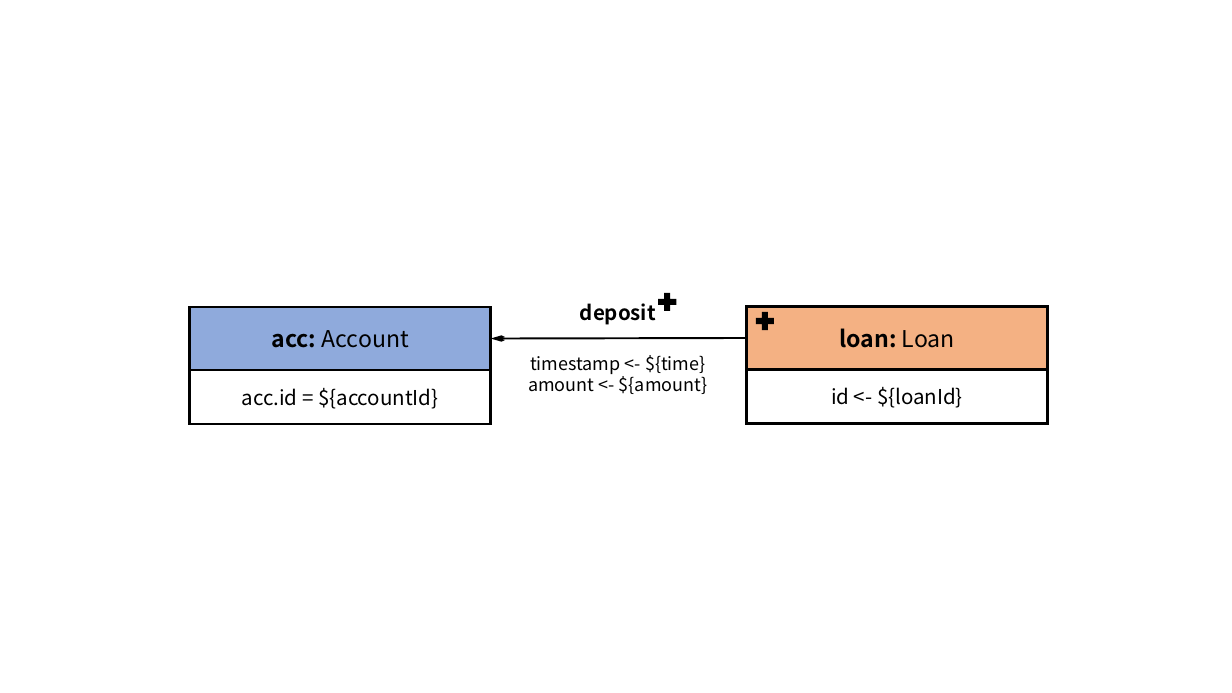
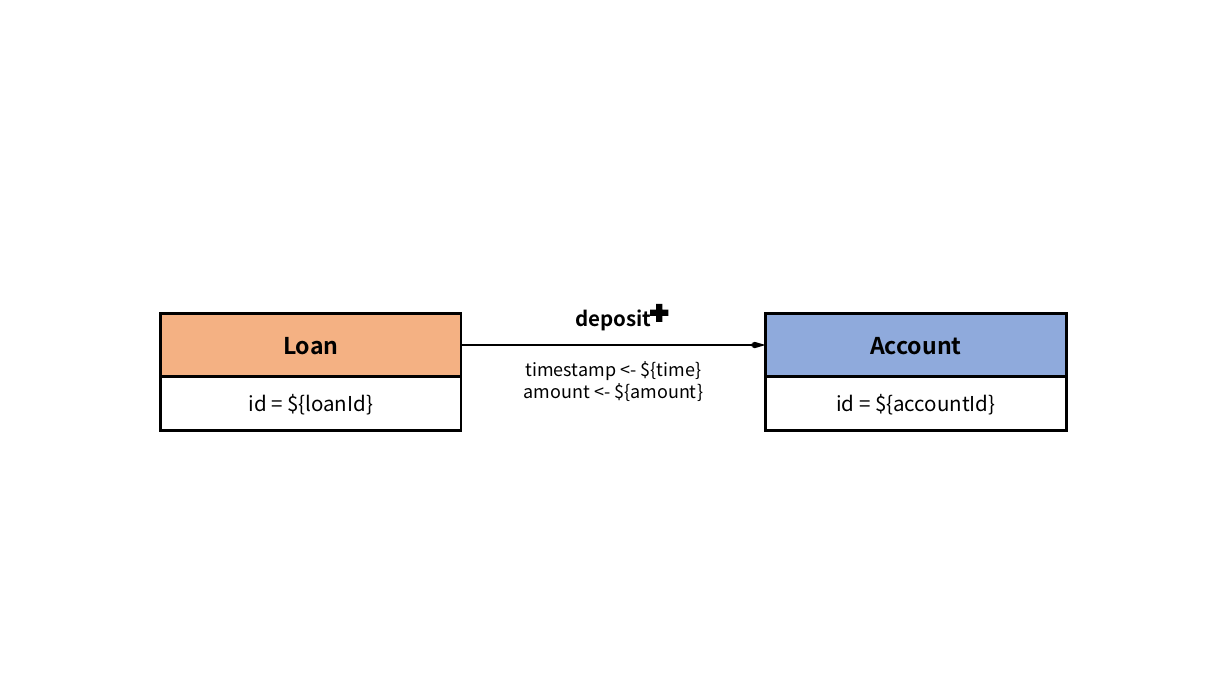
Before and after one commit to ldbc/ldbc_finbench_docs, a slide deck: slide 15 of patterns/transaction-write.pptx (slide 8 before the commit). Drawn at 1232x693 pixels with LibreOffice and Linux fonts; fonts in the diff are those of the drawing. Boxes give left, top, right and bottom in pixels: in the first picture for what was removed or moved away, otherwise in the second. Text is boxed around its words. In the diff, an @@ line names an element or a change of style, - is before the commit and + after.

```diff
--- a/patterns/transaction-write.pptx
+++ b/patterns/transaction-write.pptx
@@ rectangle "Loan": place and size @@
-rectangle "Loan" at (747,307,1048,370)
+rectangle "Loan" at (161,313,462,376)
@@ text "deposit": place and size @@
-text "deposit" at (580,303,656,325)
+text "deposit" at (575,309,651,331)
@@ plus: place and size @@
-plus at (658,293,677,311)
+plus at (651,304,669,323)
@@ plus removed at (756,312,775,331) @@
@@ rectangle "Account": place and size @@
-rectangle "Account" at (189,307,491,370)
+rectangle "Account" at (765,313,1067,376)
@@ text in rectangle at (283,337,339,355): text changed @@
-loan: Loan
+Loan
@@ arrow moved from (491, 338) - (747, 338) to (765, 345) - (461, 345) @@
@@ text "timestamp <- ${time}": place and size @@
-text "timestamp <- ${time}" at (528,355,708,394)
+text "timestamp <- ${time}" at (524,361,703,401)
@@ text in rectangle at (870,337,961,355): text changed; bold on @@
-acc: Account
+Account
@@ rectangle "id = ${loanId}": place and size @@
-rectangle "id = ${loanId}" at (747,370,1048,424)
+rectangle "id = ${loanId}" at (161,377,462,432)
@@ rectangle "id = ${accountId}": place and size @@
-rectangle "id = ${accountId}" at (189,370,491,424)
+rectangle "id = ${accountId}" at (765,377,1067,432)
@@ text in rectangle at (248,394,373,415): text changed @@
-id <- ${loanId}
+id = ${loanId}
@@ text in rectangle at (836,394,995,415): text changed @@
-acc.id = ${accountId}
+id = ${accountId}
```
Also in this commit, not shown: 12 other slides changed, 6 slides added, 42 other files.
